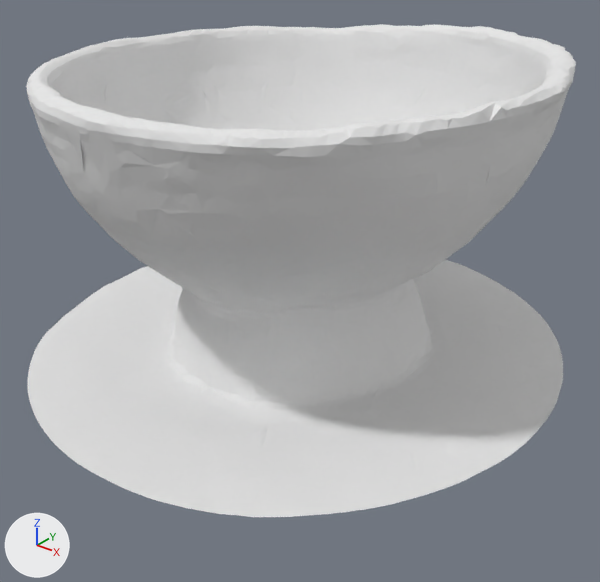
A saved change to the glTF model public/assets/models/C916.glb.
Rendered twice from a camera (50 mm lens) standing at (0.1507, -0.2318, 0.1069) and looking at (0.0008, -0.0444, -0.0094). Arrows for +X, +Y and +Z are at lower left; the lights stay in place. Vertices at the same position are counted once.
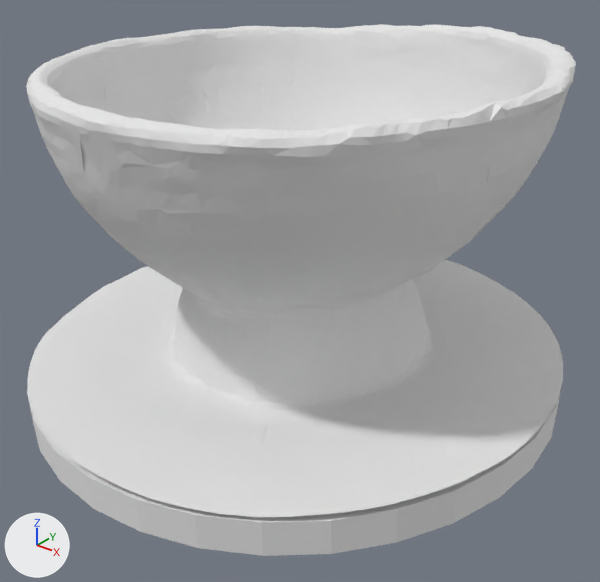
Pixel boxes [x1, y1, x2, y2] of what changed, in the pictures (600 x 582 px):
'Mesh_0', reshaped (8% taller)
    before: [26, 24, 576, 517]
    after: [26, 24, 576, 556]
part 1 of me_mesh_0, added
    after: [27, 389, 560, 556]

Edits to the bpy script that builds the scene:
```text
Change me_mesh_0:
    used by ob_mesh_0; location = (0.0, 0.0, 0.0)
    remove me_mesh_0.from_pydata(...)  # 9756 vertices, 19303 faces; spans x -0.094..0.082, y -0.126..0.049, z -0.035..0.065
    add me_mesh_0.from_pydata(...)  # 9820 vertices, 19427 faces; spans x -0.094..0.082, y -0.127..0.05, z -0.047..0.065
    me_mesh_0 part 1: a new loose piece of 64 vertices spanning x -0.094..0.082, y -0.127..0.05, z -0.047..-0.032, in mat_material_0 (its picture is missing)
```
